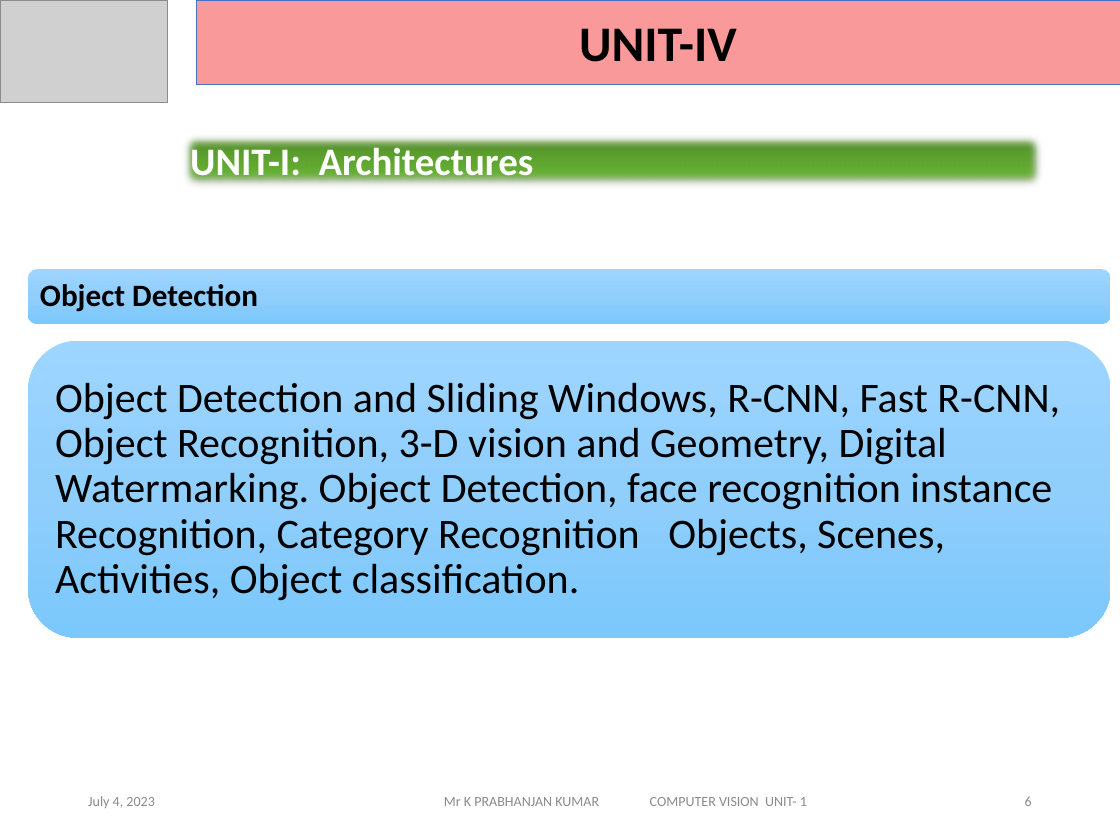
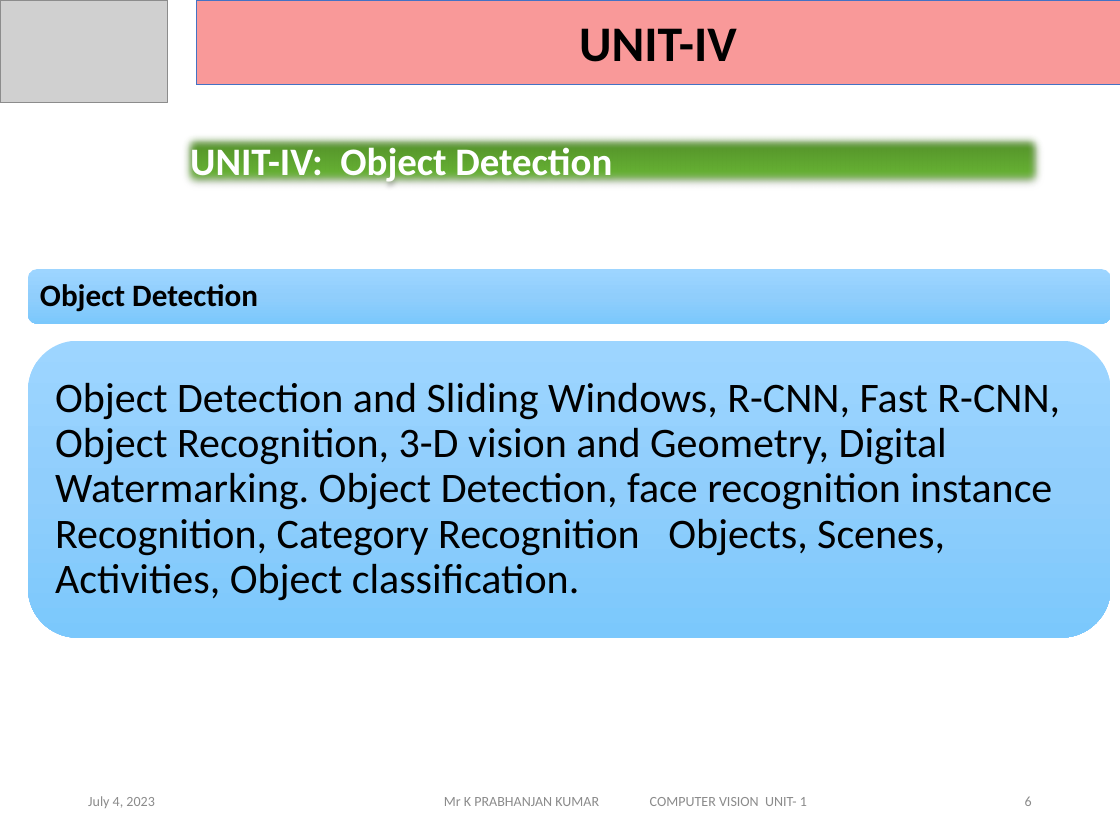
Before and after one commit to DevGoyalG/NIET-Study-Material, a slide deck: slide 6 of CSE (Artificial Intelligence and Machine Learning)/Fourth Year/Seventh Semester/PPTs/Computer Vision/CV - Unit 1.pptx. Drawn at 1120x840 pixels with LibreOffice and Linux fonts; fonts in the diff are those of the drawing; grey boxes stand for pictures. Boxes give left, top, right and bottom in pixels: in the first picture for what was removed or moved away, otherwise in the second. Text is boxed around its words. In the diff, an @@ line names an element or a change of style, - is before the commit and + after.

```diff
--- a/CSE (Artificial Intelligence and Machine Learning)/Fourth Year/Seventh Semester/PPTs/Computer Vision/CV - Unit 1.pptx
+++ b/CSE (Artificial Intelligence and Machine Learning)/Fourth Year/Seventh Semester/PPTs/Computer Vision/CV - Unit 1.pptx
@@ text in rectangle at [190,142,612,184]: text changed @@
-UNIT-I: Architectures
+UNIT-IV: Object Detection
```
Also in this commit, not shown: 9 other slides changed, 12 other files.
